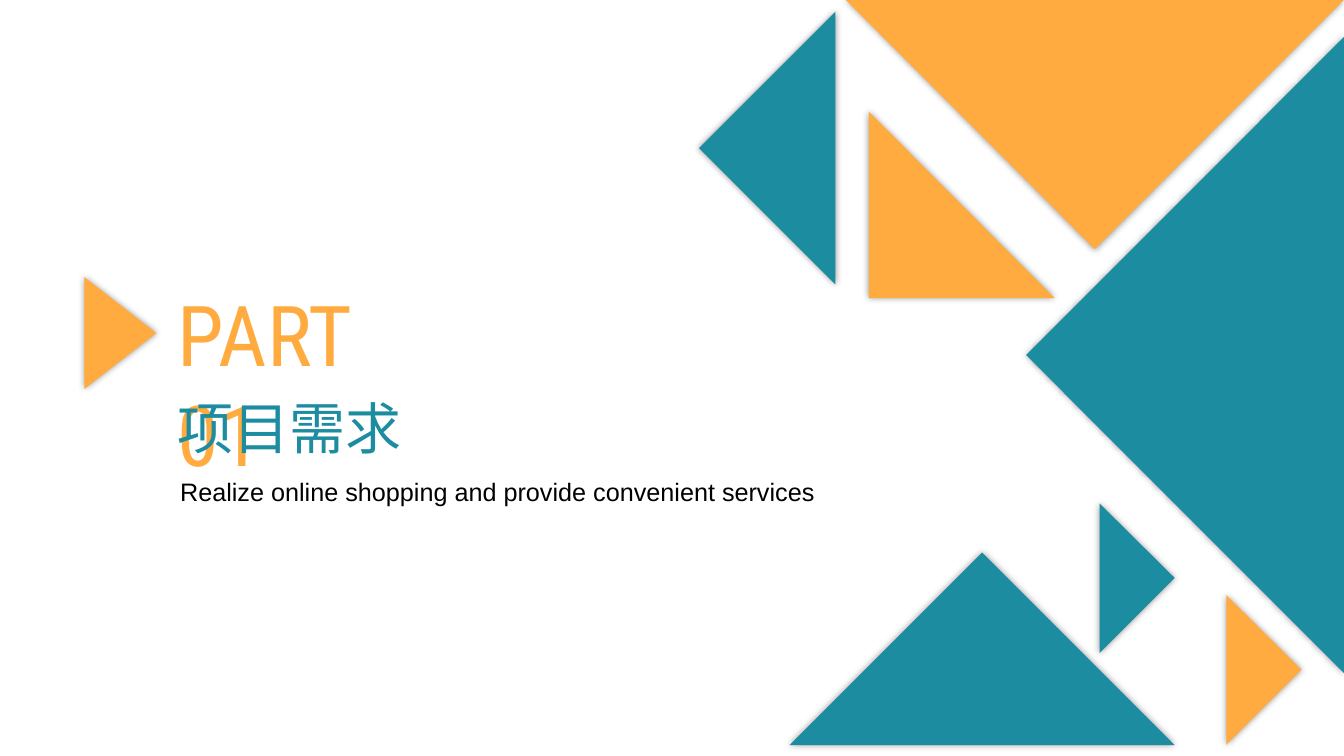
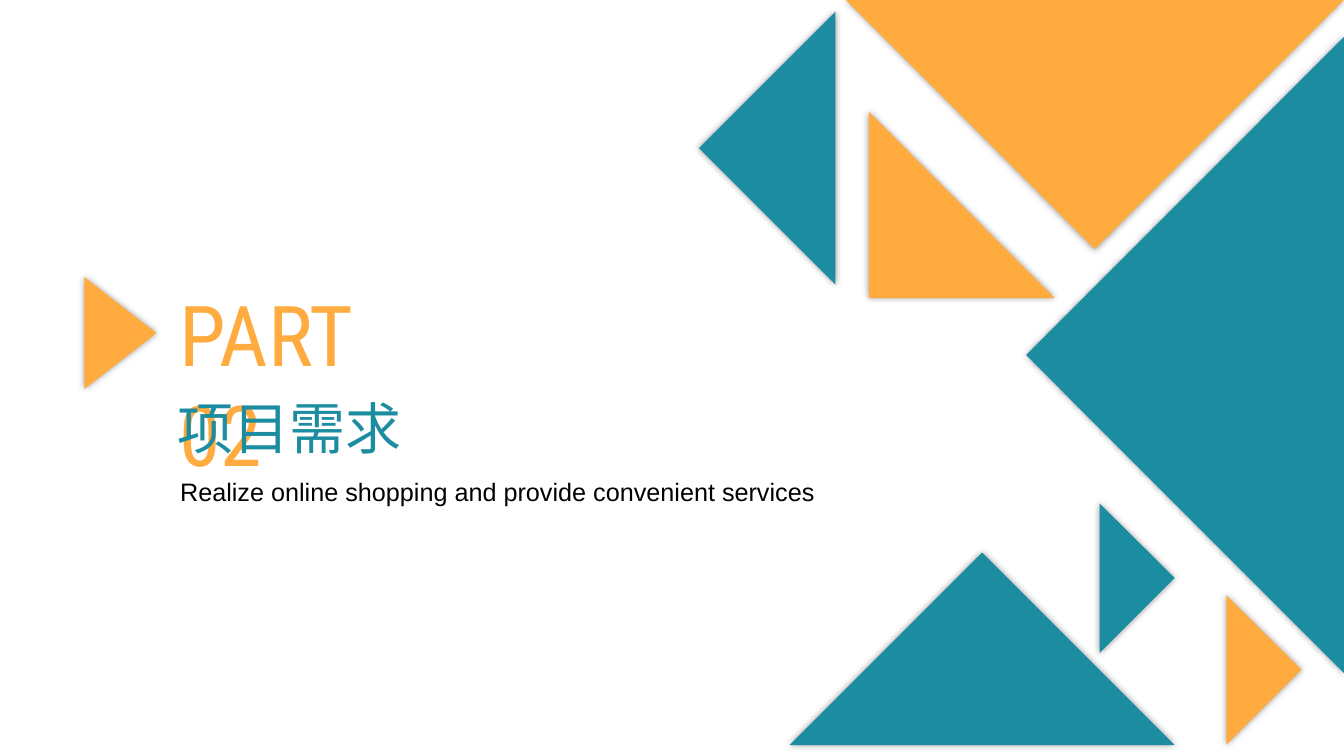
Before and after one commit to yy207/myshop, a slide deck: slide 4 of MyShop/files/线上商店(乐购网)演示文档.pptx (slide 3 before the commit). Drawn at 1344x756 pixels with LibreOffice and Linux fonts; fonts in the diff are those of the drawing. Boxes give left, top, right and bottom in pixels: in the first picture for what was removed or moved away, otherwise in the second. Text is boxed around its words. In the diff, an @@ line names an element or a change of style, - is before the commit and + after.

```diff
--- a/MyShop/files/线上商店(乐购网)演示文档.pptx
+++ b/MyShop/files/线上商店(乐购网)演示文档.pptx
@@ text at <box>179,306,353,487</box>: text changed @@
-PART 01
+PART 02
```
Also in this commit, not shown: 4 other slides changed, 1 slide added.
